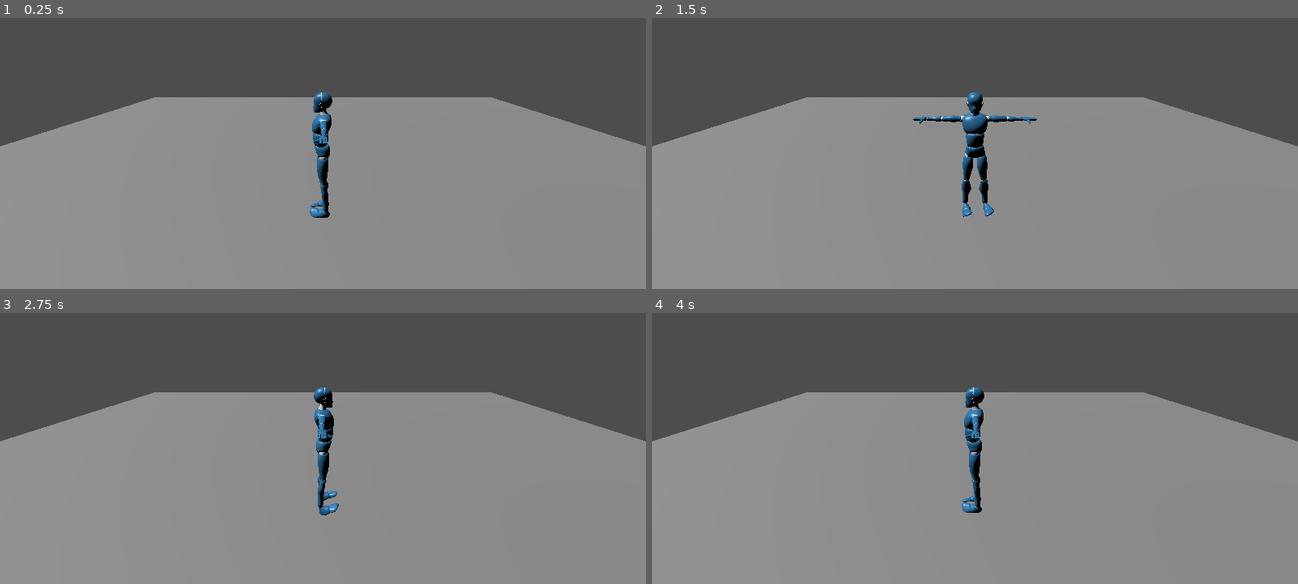
Above: before the commit, frames 1-4 (two rows, left to right).
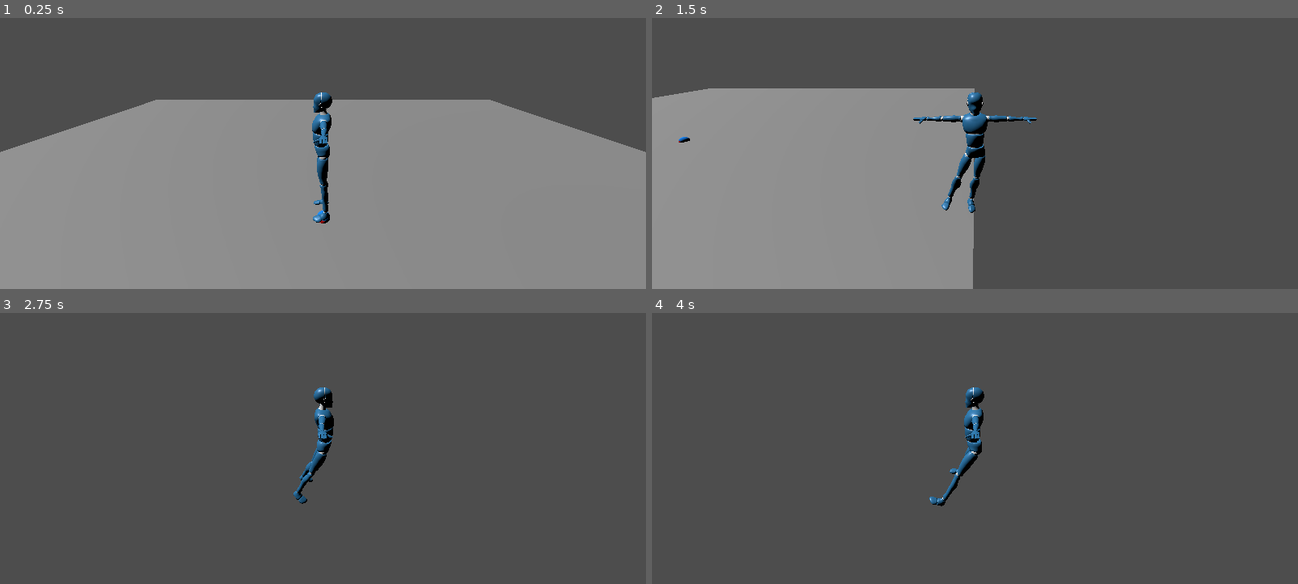
Above: after the commit, the same moments.

Repository: CyberSer0/Procedural-Animations
Game: Godot game, scene res://HumanoidControl.tscn
The game is run twice, just before and just after one commit, with the same random seed, the same clock (stepped at 60 frames per second) and the same inputs.
Inputs:
- Up to frame 1 (0.25 s): no input
- Up to frame 2 (1.5 s): tap Enter at 0.5 s; hold D (move_right) 0.53-1.28 s; hold S (move_backwards) from 1.28 s (still down)
- Up to frame 3 (2.75 s): release S (move_backwards) at 2.03 s; hold D (move_right) from 2.03 s (still down)
- Up to frame 4 (4 s): release D (move_right) at 2.78 s; hold W (move_forward) 2.78-3.53 s; hold A (move_left) from 3.53 s (still down)

The runs differ from the first frame. In frame 1, 1.4% of the frame differs, in the area x 0-100%, y 29-76%; in frame 2, 37%; in frame 3, 66%; in frame 4, 66%, in the area x 0-100%, y 29-100%.
Error before the commit: Invalid access to property or key 'global_position' on a base object of type 'null instance'. (res://Player.gd:44)

Commit message:
Added dynamic aim point setting

Diff:
--- /dev/null
+++ b/GLOBALS.gd
@@ -0,0 +1,3 @@
+extends Node
+
+var PLAYER : Node3D
--- /dev/null
+++ b/HumanoidControl.gd
@@ -0,0 +1 @@
+extends Node3D
--- a/Player.gd
+++ b/Player.gd
@@ -1,35 +1,67 @@
 extends CharacterBody3D
 
-@export var speed : float = 300
+signal move_aimpoint(location)
+
+@export var leftLegTargetPrefab = preload("res://left_leg_aim_point.tscn")
+@export var rightLegTargetPrefab = preload("res://right_leg_aim_point.tscn")
+
+@export var speed : float = 1
 @export var gravity : float = 9.81
+
+var HumanoidControlNode : Node3D
 
 var lookingDirection : Vector3 = Vector3.ZERO
 var target_velocity : Vector3 = Vector3.ZERO
 
-var i : float = 0
-
 var leftLegTarget : Node3D
 var rightLegTarget : Node3D
+var skeleton : Skeleton3D
+
+##################################
+#	0 - left leg
+#	1 - right leg
+##################################
+var skeletonDictionary = {
+	0 : "LeftLeg",
+	1 : "RightLeg"
+}
+var skeletonDictionaryIterator : float = 0
+
+
+###############################################################################
+#								  FUNCTIONS									  #
+###############################################################################
+
+
+func _enter_tree():
+	HumanoidControlNode = get_tree().get_root().get_node("HumanoidControl")
+
 
 func _ready():
+
+	GLOBALS.PLAYER = self
+
 	$Model/root/Skeleton3D/LeftLegIK.start()
 	$Model/root/Skeleton3D/RightLegIK.start()
-	$Model/root/Skeleton3D/LeftLegIK.set_interpolation(0.2)
-	$Model/root/Skeleton3D/RightLegIK.set_interpolation(0.2)
 
-	leftLegTarget = get_node("LeftLegAimPoint")
-	rightLegTarget = get_node("RightLegAimPoint")
+	leftLegTarget = leftLegTargetPrefab.instantiate()
+	rightLegTarget = rightLegTargetPrefab.instantiate()
 
-	remove_child(leftLegTarget)
-	get_parent().add_child(leftLegTarget)
-	remove_child(rightLegTarget)
-	get_parent().add_child(rightLegTarget)
+	leftLegTarget.name = "LeftLegTarget"
+	rightLegTarget.name = "RightLegTarget"
 
-func _process(delta):
-	pass
-#	i += 0.1 * delta
-#	if i > 1:
-#		i = 0
+	HumanoidControlNode.add_child.call_deferred(leftLegTarget)
+	HumanoidControlNode.add_child.call_deferred(rightLegTarget)
+
+#	leftLegTarget = HumanoidControlNode.get_node("LeftLegTarget")
+#	rightLegTarget = HumanoidControlNode.get_node("RightLegTarget")
+#
+#	get_node("Model/root/Skeleton3D/LeftLegIK").set_target_node(leftLegTarget.get_path())
+#	get_node("Model/root/Skeleton3D/RightLegIK").set_target_node(rightLegTarget.get_path())
+#	print("LL: ", leftLegTarget.global_position, " ", leftLegTarget.get_path(), "/")
+#	print("RL: ", rightLegTarget.global_position, " ", rightLegTarget.get_path(), "/")
+
+
 
 
 func _physics_process(delta):
@@ -41,12 +73,13 @@
 		lookingDirection = lookingDirection.normalized()
 		$Model.look_at(position + $Model.position - lookingDirection, Vector3.UP)
 
-	if global_position.distance_to($LeftLegAimPoint.global_position) > 1:
-		$LeftLegAimPoint.position = $Model.position + lookingDirection
-	if global_position.distance_to($RightLegAimPoint.global_position) > 1:
-		$RightLegAimPoint.position = $Model.position + lookingDirection
+#	if leftLegTarget.ready:
+#		if global_position.distance_to(leftLegTarget.global_position) < 1:
+#			leftLegTarget.global_position = $Model.global_position + lookingDirection
+#	if rightLegTarget.ready:
+#		if global_position.distance_to(rightLegTarget.global_position) < 1:
+#			rightLegTarget.global_position = $Model.global_position + lookingDirection
 
-	print(global_position.distance_to($LeftLegAimPoint.global_position))
 
 	target_velocity.x = lookingDirection.x * speed
 	target_velocity.z = lookingDirection.z * speed
@@ -56,3 +89,18 @@
 
 	velocity = target_velocity
 	move_and_slide()
+
+# Weird get_node error relative to /root/HumanoidControl/LeftLegTarget/APModel
+func _on_aimpoint_spawned(path : NodePath):
+	match skeletonDictionaryIterator:
+		0:
+			leftLegTarget = HumanoidControlNode.get_node("LeftLegTarget")
+			print("Hallo: ", leftLegTarget)
+			get_node("Model/root/Skeleton3D/LeftLegIK").set_target_node(path)
+		1:
+			rightLegTarget = HumanoidControlNode.get_node("RightLegTarget")
+			get_node("Model/root/Skeleton3D/RightLegIK").set_target_node(path)
+		_:
+			pass
+	skeletonDictionaryIterator += 1
+	pass
--- a/Player.tscn
+++ b/Player.tscn
@@ -1,25 +1,18 @@
-[gd_scene load_steps=6 format=3 uid="uid://cho4820mf8fox"]
+[gd_scene load_steps=4 format=3 uid="uid://cho4820mf8fox"]
 
 [ext_resource type="Script" path="res://Player.gd" id="1_1c7a7"]
 [ext_resource type="PackedScene" uid="uid://b0deu6lermtwc" path="res://Models/mannequiny-0.4.0.glb" id="2_yeyhu"]
 
-[sub_resource type="CapsuleShape3D" id="CapsuleShape3D_1sbl8"]
-
-[sub_resource type="StandardMaterial3D" id="StandardMaterial3D_ya7rm"]
-albedo_color = Color(1, 0, 0, 1)
-
-[sub_resource type="SphereMesh" id="SphereMesh_wjkpn"]
-material = SubResource("StandardMaterial3D_ya7rm")
-radius = 0.1
-height = 0.2
+[sub_resource type="CapsuleShape3D" id="CapsuleShape3D_vbv7u"]
 
 [node name="Player" type="CharacterBody3D"]
+motion_mode = 1
 script = ExtResource("1_1c7a7")
-speed = 1.0
+speed = 5.0
 
 [node name="CollisionShape3D" type="CollisionShape3D" parent="."]
-transform = Transform3D(1, 0, 0, 0, 1, 0, 0, 0, 1, 0, 1, 0)
-shape = SubResource("CapsuleShape3D_1sbl8")
+transform = Transform3D(1, 0, 0, 0, 1, 0, 0, 0, 1, 0, 0.863171, 0)
+shape = SubResource("CapsuleShape3D_vbv7u")
 
 [node name="Camera3D" type="Camera3D" parent="."]
 transform = Transform3D(0, -0.258819, 0.965926, 0, 0.965926, 0.258819, -1, 0, 0, 3, 2.3959, 0)
@@ -30,28 +23,14 @@
 process_priority = 1
 root_bone = &"thigh.r"
 tip_bone = &"foot.r"
-interpolation = 0.0
-target_node = NodePath("../../../../RightLegAimPoint")
+interpolation = 0.2
+target = Transform3D(0, 0, 0, 0, 0, 0, 0, 0, 0, 0, 0, 0)
 
 [node name="LeftLegIK" type="SkeletonIK3D" parent="Model/root/Skeleton3D" index="2"]
 process_priority = 1
 root_bone = &"thigh.l"
 tip_bone = &"foot.l"
-interpolation = 0.0
-target_node = NodePath("../../../../LeftLegAimPoint")
-
-[node name="LeftLegAimPoint" type="Node3D" parent="."]
-
-[node name="Model" type="MeshInstance3D" parent="LeftLegAimPoint"]
-transform = Transform3D(1, 0, 0, 0, 1, 0, 0, 0, 1, -0.0029788, 0.0102272, -0.0040412)
-mesh = SubResource("SphereMesh_wjkpn")
-skeleton = NodePath("../../RightLegAimPoint/Model")
-
-[node name="RightLegAimPoint" type="Node3D" parent="."]
-
-[node name="Model" type="MeshInstance3D" parent="RightLegAimPoint"]
-transform = Transform3D(1, 0, 0, 0, 1, 0, 0, 0, 1, -0.0014894, 0.0051136, -0.0020206)
-mesh = SubResource("SphereMesh_wjkpn")
-skeleton = NodePath("../..")
+interpolation = 0.2
+target = Transform3D(0, 0, 0, 0, 1, 0, 0, 0, 0, 0, 0, 0)
 
 [editable path="Model"]
--- /dev/null
+++ b/aim_point.gd
@@ -0,0 +1,10 @@
+extends Node3D
+
+signal aimpoint_spawned(path : NodePath)
+
+func _ready():
+	if GLOBALS.PLAYER != null:
+		connect("aimpoint_spawned", Callable(GLOBALS.PLAYER, "_on_aimpoint_spawned"))
+	else:
+		print("Could not connect signal at ", self, " - Player is null")
+	emit_signal("aimpoint_spawned", get_path())
--- /dev/null
+++ b/left_leg_aim_point.tscn
@@ -0,0 +1,19 @@
+[gd_scene load_steps=4 format=3 uid="uid://ciyjtve6i2vaw"]
+
+[ext_resource type="Script" path="res://aim_point.gd" id="1_o68fy"]
+
+[sub_resource type="StandardMaterial3D" id="StandardMaterial3D_ya7rm"]
+albedo_color = Color(0, 0.533333, 0.972549, 1)
+
+[sub_resource type="SphereMesh" id="SphereMesh_wjkpn"]
+material = SubResource("StandardMaterial3D_ya7rm")
+radius = 0.1
+height = 0.2
+
+[node name="LeftLegAimPoint" type="Node3D"]
+script = ExtResource("1_o68fy")
+
+[node name="APModel" type="MeshInstance3D" parent="."]
+transform = Transform3D(1, 0, 0, 0, 1, 0, 0, 0, 1, -0.00450706, 0.015166, -0.00571514)
+mesh = SubResource("SphereMesh_wjkpn")
+skeleton = NodePath("../../RightLegAimPoint/Model")
--- a/project.godot
+++ b/project.godot
@@ -14,6 +14,10 @@
 run/main_scene="res://HumanoidControl.tscn"
 config/features=PackedStringArray("4.0")
 config/icon="res://icon.svg"
+
+[autoload]
+
+GLOBALS="*res://GLOBALS.gd"
 
 [input]
 
--- /dev/null
+++ b/right_leg_aim_point.tscn
@@ -0,0 +1,19 @@
+[gd_scene load_steps=4 format=3 uid="uid://b5ysukb8rkj58"]
+
+[ext_resource type="Script" path="res://aim_point.gd" id="1_em1cb"]
+
+[sub_resource type="StandardMaterial3D" id="StandardMaterial3D_ya7rm"]
+albedo_color = Color(1, 0, 0, 1)
+
+[sub_resource type="SphereMesh" id="SphereMesh_wjkpn"]
+material = SubResource("StandardMaterial3D_ya7rm")
+radius = 0.1
+height = 0.2
+
+[node name="RightLegAimPoint" type="Node3D"]
+script = ExtResource("1_em1cb")
+
+[node name="APModel" type="MeshInstance3D" parent="."]
+transform = Transform3D(1, 0, 0, 0, 1, 0, 0, 0, 1, -0.0014894, 0.0051136, -0.0020206)
+mesh = SubResource("SphereMesh_wjkpn")
+skeleton = NodePath("../..")
